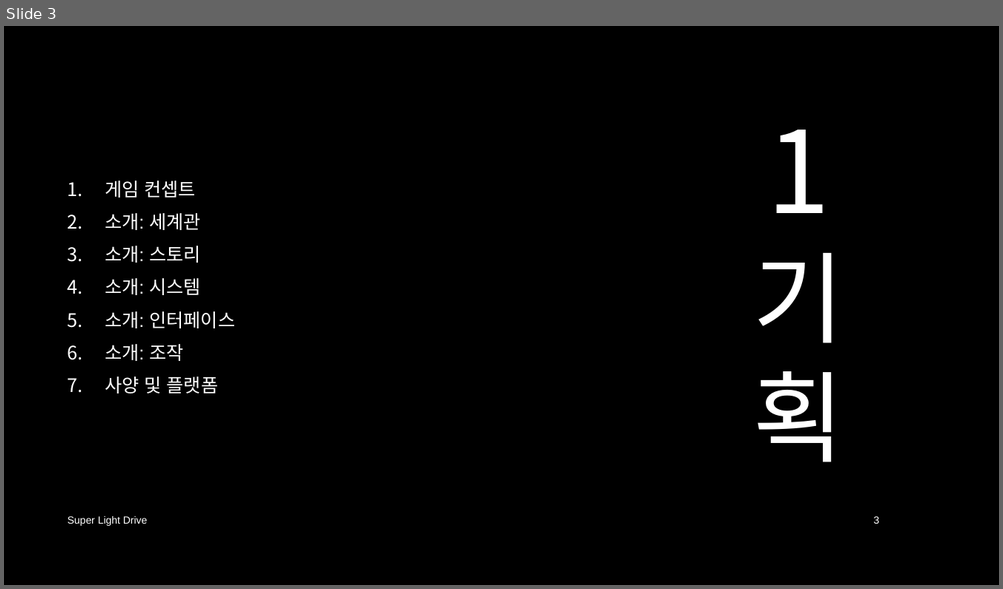
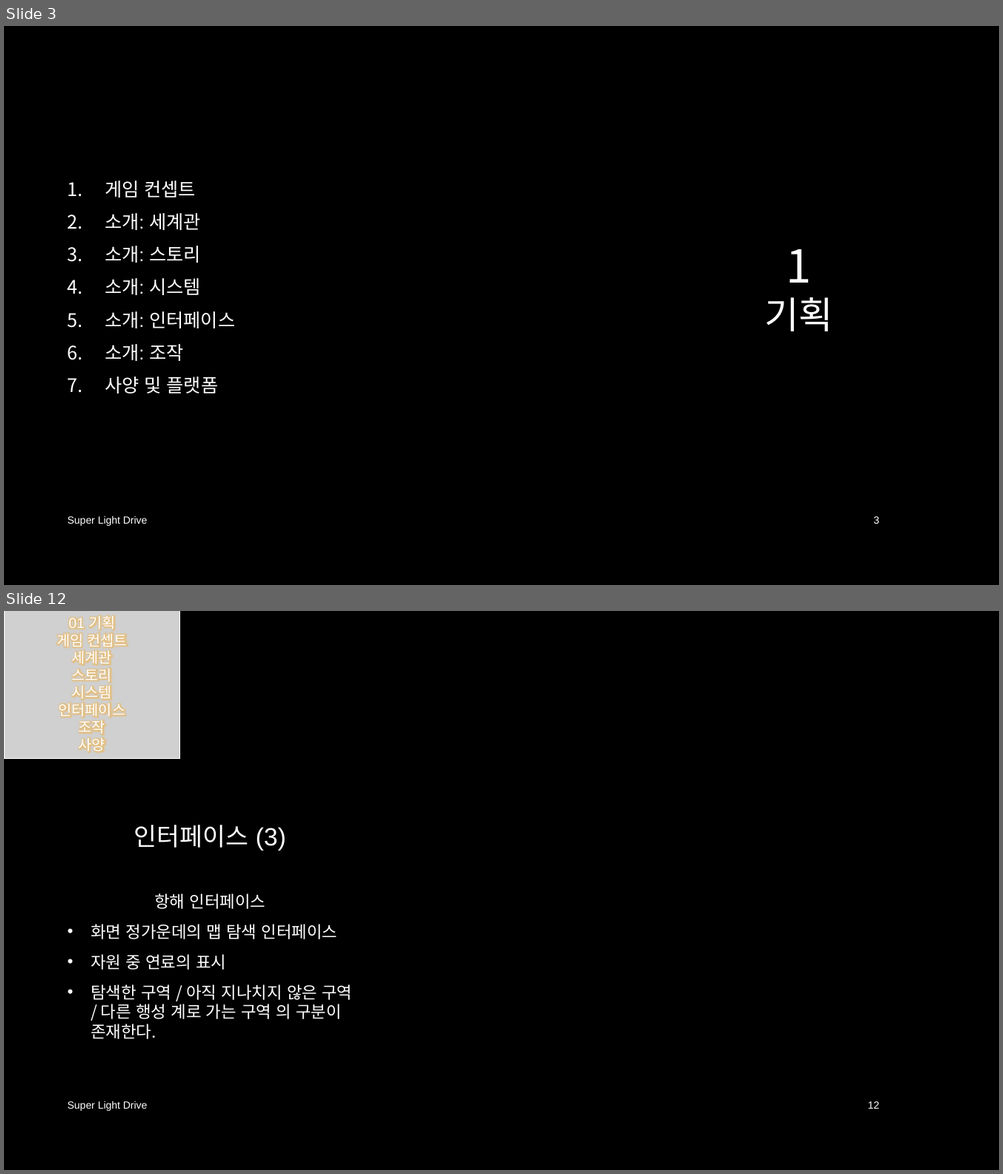
Before and after one commit to iconstudio/2017-Platformer, a slide deck: slides/SuperLightDrive_20171228.pptx. Shown one above the other, each under a label of ours: slide 3 before the commit, slides 3 and 12 after it; the slides between them are not shown. The pictures are 1003x589 and 1003x1174 pixels, drawn with LibreOffice and Linux fonts; fonts in the diff are those of the drawing; grey boxes stand for pictures; background and template pictures are left out. Boxes give left, top, right and bottom in pixels: in the first picture for what was removed or moved away, otherwise in the second. Text is boxed around its words. In the diff, an @@ line names an element or a change of style, - is before the commit and + after.

```diff
--- a/slides/SuperLightDrive_20171228.pptx
+++ b/slides/SuperLightDrive_20171228.pptx
@@ slide 12 added at (4, 611, 999, 1170), background picture (left out) @@
@@ picture added at (4, 611, 180, 759), 14 pt, text #FFFFFF @@
+01 기획
+게임 컨셉트
+세계관
+스토리
+시스템
+인터페이스
+조작
+사양
@@ title added at (134, 825, 286, 851), 24 pt, text #FFFFFF @@
+인터페이스 (3)
@@ text added at (91, 894, 352, 1039), 16 pt, text #FFFFFF @@
+항해 인터페이스
+• 화면 정가운데의 맵 탐색 인터페이스
+• 자원 중 연료의 표시
+• 탐색한 구역 / 아직 지나치지 않은 구역 / 다른 행성 계로 가는 구역 의 구분이 존재한다.
@@ text added at (68, 1102, 148, 1111), 10 pt, text #FFFFFF @@
+Super Light Drive
@@ page number added at (868, 1102, 879, 1109), 10 pt, text #FFFFFF @@
+12
@@ slide 3 changed as well @@
@@ title at (764, 249, 833, 332): text changed; size 96 to 36 pt @@
-1기획
+1
+기획
```
Also in this commit, not shown: 3 other slides changed, 16 other slides added.
